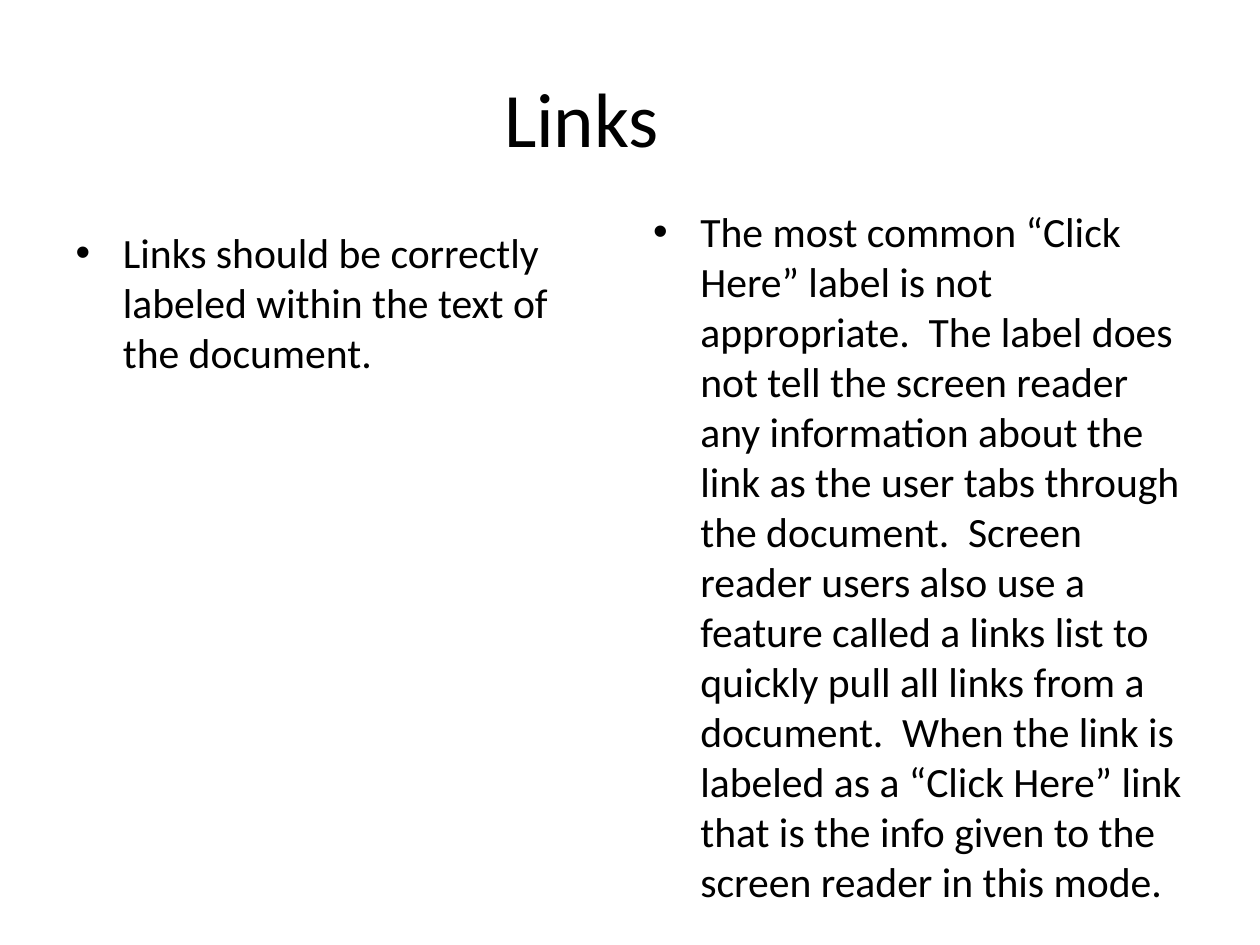
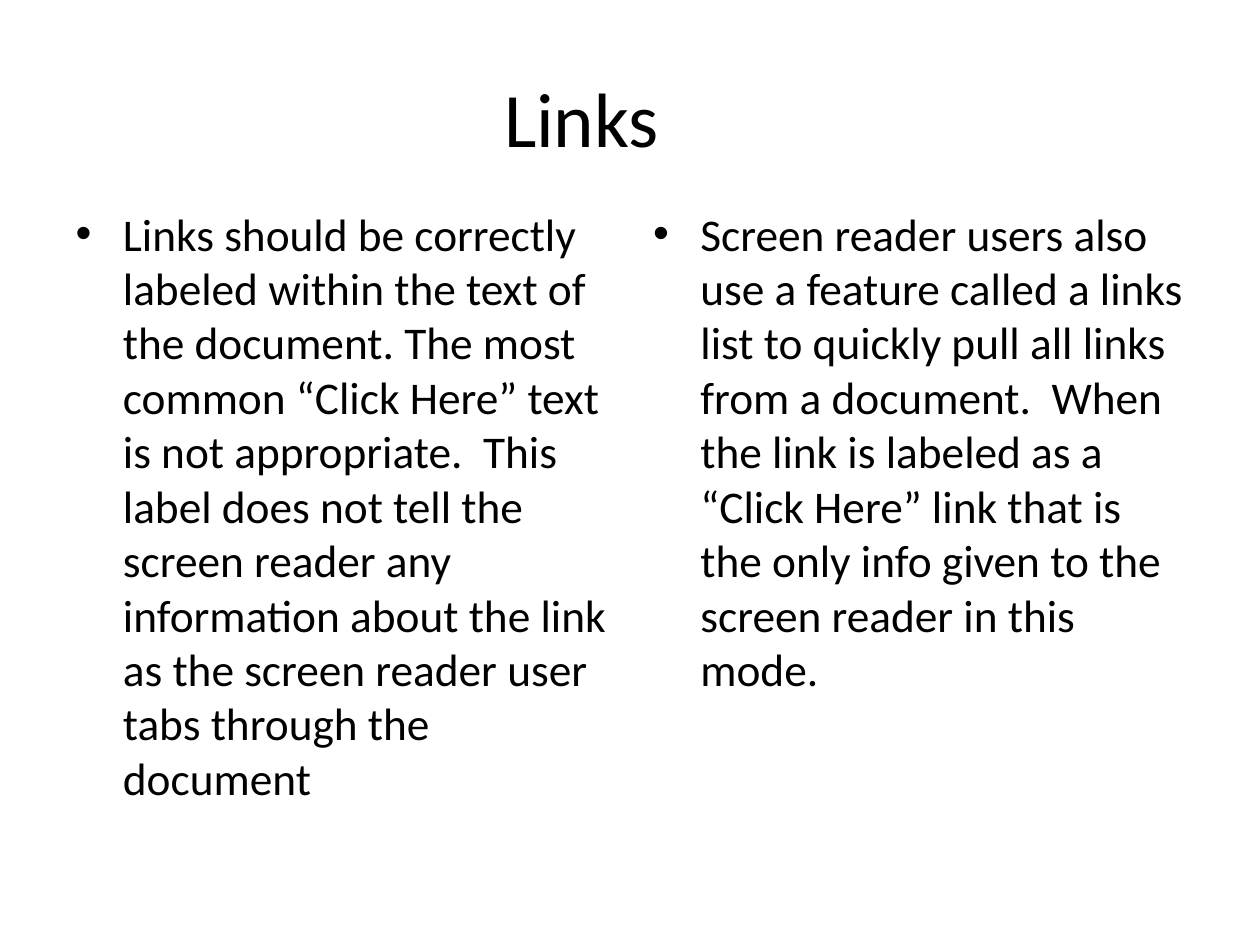
Before and after one commit to upstateenglish/upstateenglish.github.io, a slide deck: slide 3 of slide-decks/ACCESS/how-to-review-course-materials/accessiblecoursedoccuments2016.pptx. Drawn at 1260x945 pixels with LibreOffice and Linux fonts; fonts in the diff are those of the drawing. Boxes give left, top, right and bottom in pixels: in the first picture for what was removed or moved away, otherwise in the second. Text is boxed around its words. In the diff, an @@ line names an element or a change of style, - is before the commit and + after.

Commit message:
Accessibility Course Documents Review
some doc changes and edits

```diff
--- a/slide-decks/ACCESS/how-to-review-course-materials/accessiblecoursedoccuments2016.pptx
+++ b/slide-decks/ACCESS/how-to-review-course-materials/accessiblecoursedoccuments2016.pptx
@@ text at <box>123,219,606,796</box>: text changed; size 23.8 to 25.9 pt @@
-• Links should be correctly labeled within the text of the document.
+• Links should be correctly labeled within the text of the document. The most common “Click Here” text is not appropriate. This label does not tell the screen reader any information about the link as the screen reader user tabs through the document
@@ text at <box>700,219,1182,687</box>: text changed; size 23.8 to 25.9 pt @@
-• The most common “Click Here” label is not appropriate. The label does not tell the screen reader any information about the link as the user tabs through the document. Screen reader users also use a feature called a links list to quickly pull all links from a document. When the link is labeled as a “Click Here” link that is the info given to the screen reader in this mode.
+• Screen reader users also use a feature called a links list to quickly pull all links from a document. When the link is labeled as a “Click Here” link that is the only info given to the screen reader in this mode.
```
Also in this commit, not shown: 4 other slides changed, 2 slides added, 4 slides removed, 7 other files.
